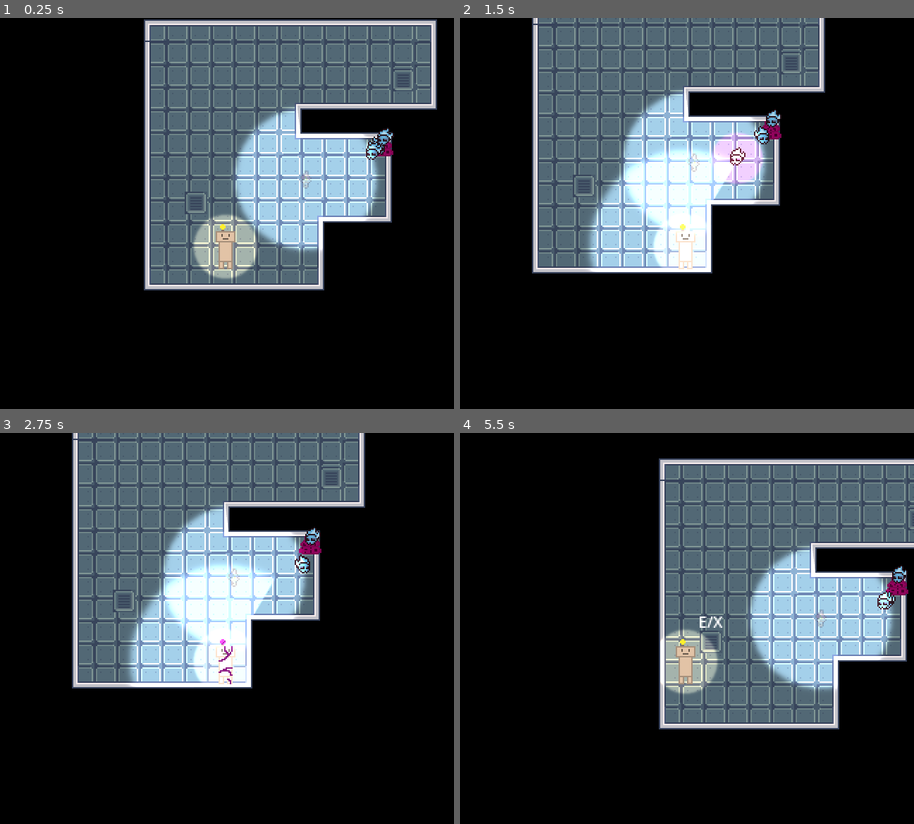
Above: before the commit, frames 1-4 (two rows, left to right).
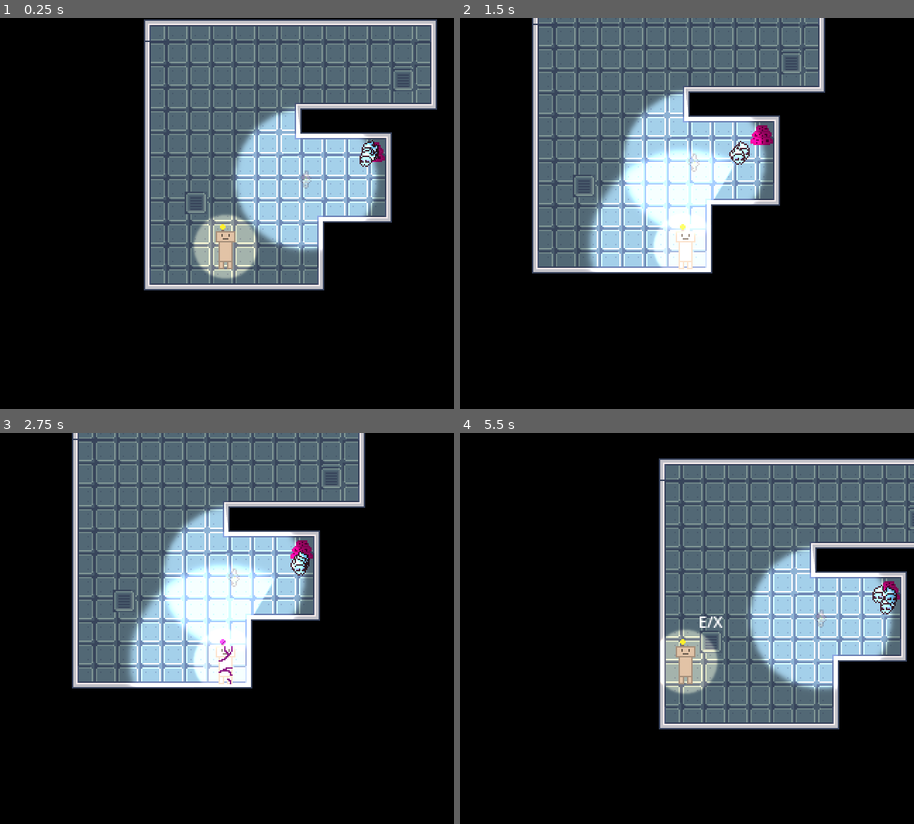
Above: after the commit, the same moments.

Repository: CookieCherith0969/GDM-Assignment-4
Game: Godot game, scene res://Scenes/test_level.tscn
Two runs of this game, one before a commit and one after it. Both use one fixed random seed, a clock stepped at 60 frames per second and the inputs below. This scene is started directly instead of the project's main scene.
Inputs (mouse positions are in pixels of both pictures, inside the frame that each line leads up to):
- Up to frame 1 (0.25 s): no input
- Up to frame 2 (1.5 s): tap Enter at 0.5 s; move the mouse to (786, 225) at 0.52 s; hold D (Right) 0.53-1.28 s; hold E (Interact) 0.53-1.28 s; move the mouse to (596, 268) at 1.27 s; hold S (Down) from 1.28 s (still down); tap Space (Light) at 1.35 s
- Up to frame 3 (2.75 s): move the mouse to (272, 562) at 2.02 s; release S (Down) at 2.03 s; hold D (Right) from 2.03 s (still down); hold C (TempCorrupt) from 2.03 s (still down)
- Up to frame 4 (5.5 s): move the mouse to (664, 753) at 2.77 s; release D (Right) at 2.78 s; release C (TempCorrupt) at 2.78 s; hold W (Up) 2.78-3.53 s; tap E (Interact) at 2.85 s; move the mouse to (823, 730) at 3.52 s; hold Space (Light) 3.53-4.28 s; hold A (Left) 3.53-5.03 s; move the mouse to (550, 593) at 4.27 s; tap C (TempCorrupt) at 4.35 s; move the mouse to (709, 659) at 5.02 s; hold S (Down) from 5.03 s (still down); hold E (Interact) from 5.03 s (still down)

The runs differ from the first frame. In frame 1, 0.4% of the frame differs, in the area x 79-87%, y 27-39%; in frame 2, 1.3%, in the area x 55-71%, y 23-43%; in frame 3, 0.4%; in frame 4, 0.5%.

Commit message:
Enemies no longer kill corrupted player on touch

Diff:
--- a/Scenes/test_level.tscn
+++ b/Scenes/test_level.tscn
@@ -15,7 +15,7 @@
 position = Vector2(26, -15)
 
 [node name="Hive" parent="." instance=ExtResource("3_p24ri")]
-position = Vector2(137, -87)
+position = Vector2(131, -83)
 scout_num = 3
 
 [node name="CanvasModulate" type="CanvasModulate" parent="."]
--- a/Scripts/enemy.gd
+++ b/Scripts/enemy.gd
@@ -135,6 +135,8 @@
 
 func _on_kill_area_body_entered(body):
 	if is_instance_of(body, Player):
+		if body.is_corrupted():
+			return
 		damage.play()
 		await get_tree().create_timer(0.05).timeout
 		LevelManager.reload_level()
